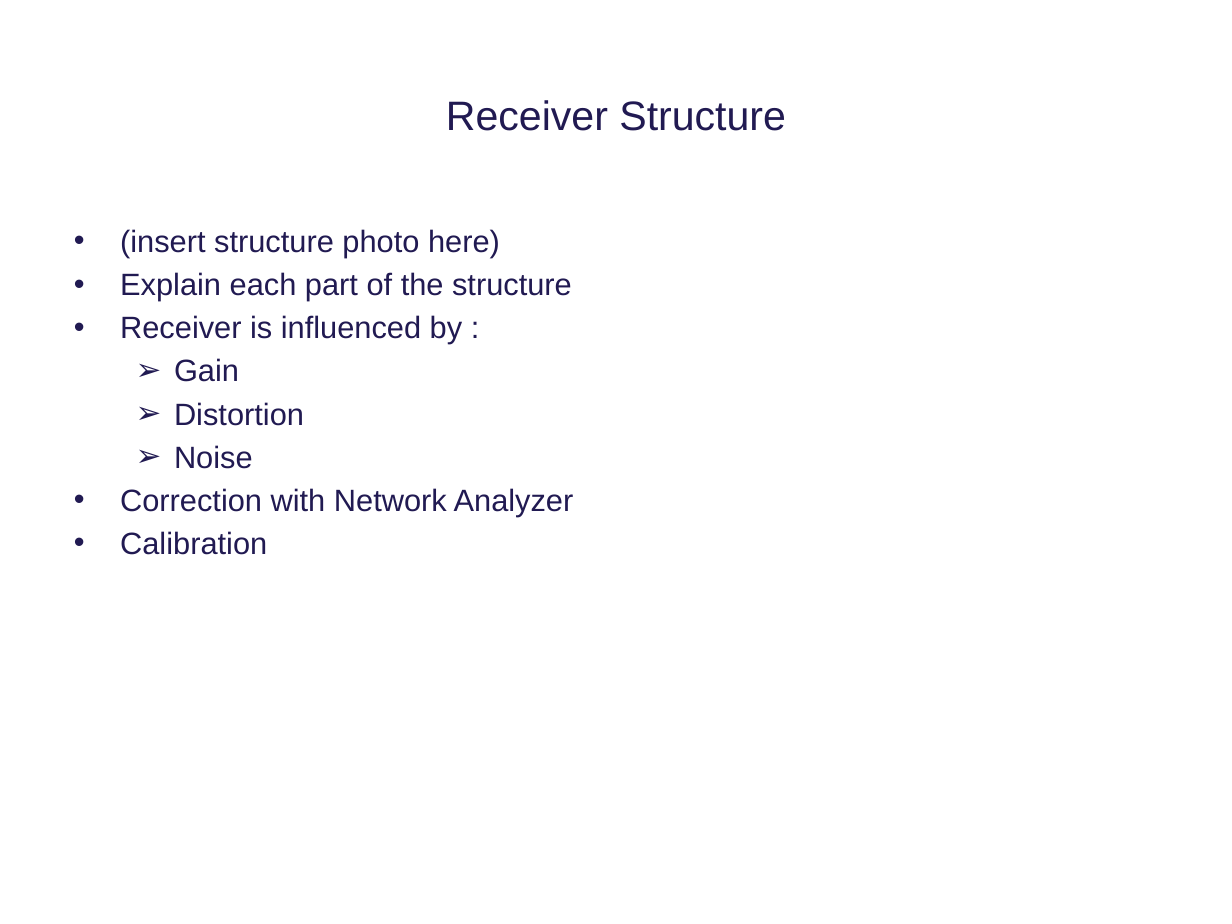
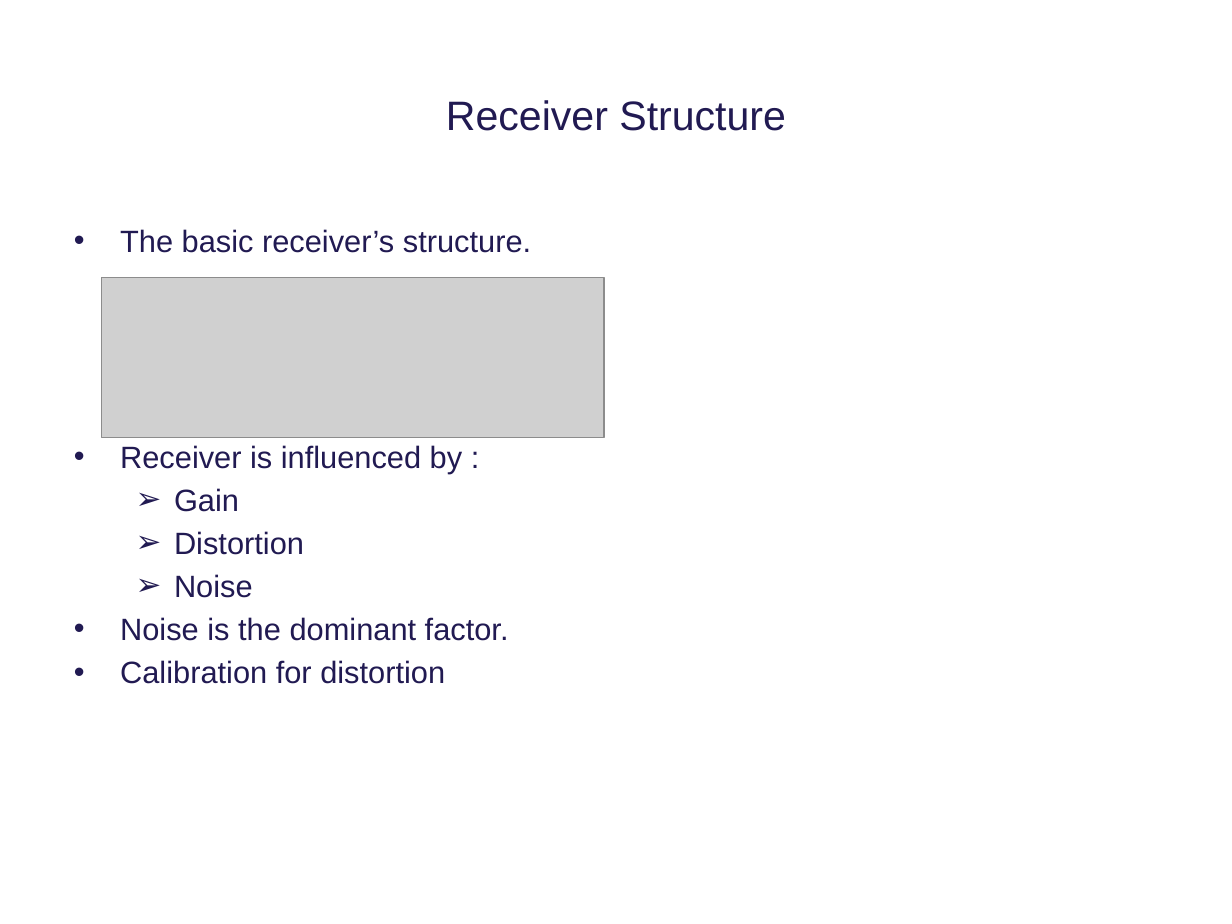
Before and after one commit to tkjj13/P8, a slide deck: slide 12 of ppt/premature ppt.pptx. Drawn at 1232x924 pixels with LibreOffice and Linux fonts; fonts in the diff are those of the drawing; grey boxes stand for pictures; background and template pictures are left out. Boxes give left, top, right and bottom in pixels: in the first picture for what was removed or moved away, otherwise in the second. Text is boxed around its words. In the diff, an @@ line names an element or a change of style, - is before the commit and + after.

Commit message:
changes on my part

```diff
--- a/ppt/premature ppt.pptx
+++ b/ppt/premature ppt.pptx
@@ text at [120, 229, 531, 253]: text changed @@
-• (insert structure photo here)
-• Explain each part of the structure
+• The basic receiver’s structure.
@@ picture added at [102, 277, 605, 437] @@
@@ text at [120, 617, 509, 684]: text changed @@
-• Correction with Network Analyzer
-• Calibration
+• Noise is the dominant factor.
+• Calibration for distortion
```
Also in this commit, not shown: 3 other slides changed.
